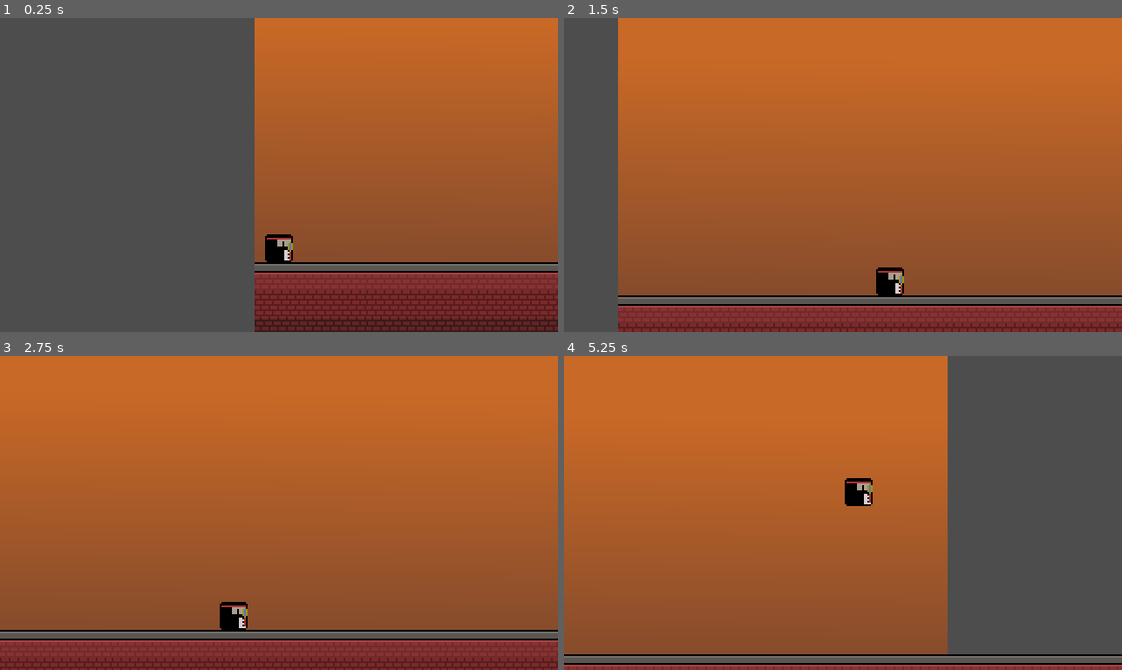
Above: before the commit, frames 1-4 (two rows, left to right).
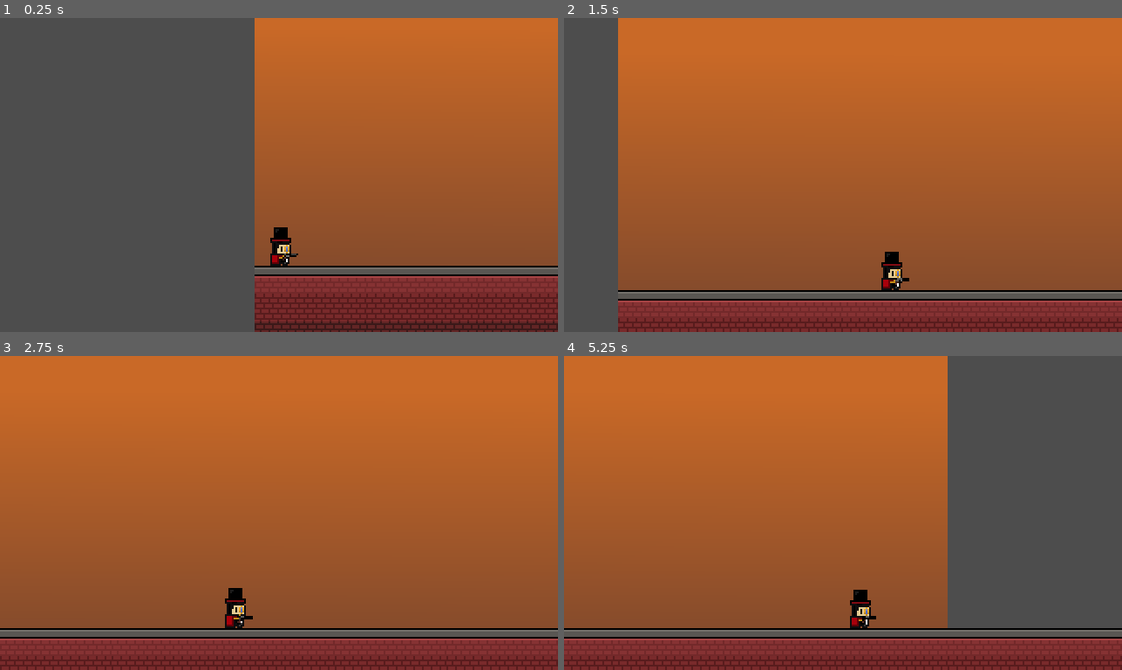
Above: after the commit, the same moments.

Repository: d3V-E/8-Bit-platformer
Game: Godot game, scene res://scenes/main_game.tscn
The game is run twice, just before and just after one commit, with the same random seed, the same clock (stepped at 60 frames per second) and the same inputs.
Inputs (mouse positions are in pixels of both pictures, inside the frame that each line leads up to):
- Up to frame 1 (0.25 s): no input
- Up to frame 2 (1.5 s): tap Enter (ui_accept) at 0.5, 0.6, 0.77, 1.07 s; move the mouse to (965, 159) at 0.52 s; hold Right (ui_right) from 0.53 s (still down); click (965, 159) at 0.67 s; move the mouse to (731, 190) at 1.27 s; tap Alt at 1.35 s
- Up to frame 3 (2.75 s): tap Enter (ui_accept) at 1.52, 1.55, 1.82, 2.3 s; move the mouse to (334, 443) at 2.02 s; release Right (ui_right) at 2.03 s; hold Left (ui_left) from 2.03 s (still down); tap Shift at 2.1 s
- Up to frame 4 (5.25 s): move the mouse to (815, 575) at 2.77 s; release Left (ui_left) at 2.78 s; hold Right (ui_right) 2.78-4.28 s; tap Enter (ui_accept) at 2.85, 3.02, 3.32, 3.77, 3.8, 4.07, 4.52, 4.55, 4.82, 5.1 s; click (815, 575) at 2.92 s; move the mouse to (1010, 560) at 3.52 s; tap Alt at 3.6 s; move the mouse to (675, 465) at 4.27 s; hold Left (ui_left) 4.28-5.03 s; tap Shift at 4.35 s; move the mouse to (870, 513) at 5.02 s; hold Right (ui_right) from 5.03 s (still down); click (870, 513) at 5.17 s

The runs differ from the first frame. In frame 1, 7.3% of the frame differs, in the area x 45-100%, y 66-100%; in frame 2, 6.9%; in frame 3, 5.6%; in frame 4, 13%, in the area x 0-100%, y 38-100%.

Commit message:
Update 2

Diff:
--- a/project.godot
+++ b/project.godot
@@ -27,6 +27,33 @@
 
 enabled=PackedStringArray("res://addons/godot_super-wakatime/plugin.cfg")
 
+[input]
+
+ui_left={
+"deadzone": 0.5,
+"events": [Object(InputEventKey,"resource_local_to_scene":false,"resource_name":"","device":16,"window_id":0,"alt_pressed":false,"shift_pressed":false,"ctrl_pressed":false,"meta_pressed":false,"pressed":false,"keycode":4194319,"physical_keycode":0,"key_label":0,"unicode":0,"location":0,"echo":false,"script":null)
+, Object(InputEventJoypadButton,"resource_local_to_scene":false,"resource_name":"","device":-1,"button_index":13,"pressure":0.0,"pressed":false,"script":null)
+, Object(InputEventJoypadMotion,"resource_local_to_scene":false,"resource_name":"","device":-1,"axis":0,"axis_value":-1.0,"script":null)
+, Object(InputEventKey,"resource_local_to_scene":false,"resource_name":"","device":-1,"window_id":0,"alt_pressed":false,"shift_pressed":false,"ctrl_pressed":false,"meta_pressed":false,"pressed":false,"keycode":0,"physical_keycode":65,"key_label":0,"unicode":97,"location":0,"echo":false,"script":null)
+]
+}
+ui_right={
+"deadzone": 0.5,
+"events": [Object(InputEventKey,"resource_local_to_scene":false,"resource_name":"","device":16,"window_id":0,"alt_pressed":false,"shift_pressed":false,"ctrl_pressed":false,"meta_pressed":false,"pressed":false,"keycode":4194321,"physical_keycode":0,"key_label":0,"unicode":0,"location":0,"echo":false,"script":null)
+, Object(InputEventJoypadButton,"resource_local_to_scene":false,"resource_name":"","device":-1,"button_index":14,"pressure":0.0,"pressed":false,"script":null)
+, Object(InputEventJoypadMotion,"resource_local_to_scene":false,"resource_name":"","device":-1,"axis":0,"axis_value":1.0,"script":null)
+, Object(InputEventKey,"resource_local_to_scene":false,"resource_name":"","device":-1,"window_id":0,"alt_pressed":false,"shift_pressed":false,"ctrl_pressed":false,"meta_pressed":false,"pressed":false,"keycode":0,"physical_keycode":68,"key_label":0,"unicode":100,"location":0,"echo":false,"script":null)
+]
+}
+ui_up={
+"deadzone": 0.5,
+"events": [Object(InputEventKey,"resource_local_to_scene":false,"resource_name":"","device":16,"window_id":0,"alt_pressed":false,"shift_pressed":false,"ctrl_pressed":false,"meta_pressed":false,"pressed":false,"keycode":4194320,"physical_keycode":0,"key_label":0,"unicode":0,"location":0,"echo":false,"script":null)
+, Object(InputEventJoypadButton,"resource_local_to_scene":false,"resource_name":"","device":-1,"button_index":11,"pressure":0.0,"pressed":false,"script":null)
+, Object(InputEventJoypadMotion,"resource_local_to_scene":false,"resource_name":"","device":-1,"axis":1,"axis_value":-1.0,"script":null)
+, Object(InputEventKey,"resource_local_to_scene":false,"resource_name":"","device":-1,"window_id":0,"alt_pressed":false,"shift_pressed":false,"ctrl_pressed":false,"meta_pressed":false,"pressed":false,"keycode":0,"physical_keycode":87,"key_label":0,"unicode":119,"location":0,"echo":false,"script":null)
+]
+}
+
 [physics]
 
 3d/physics_engine="Jolt Physics"
--- /dev/null
+++ b/scenes/bullet.tscn
@@ -0,0 +1,11 @@
+[gd_scene format=3 uid="uid://cdyiftv6i0fvj"]
+
+[ext_resource type="Texture2D" uid="uid://bkg1irpwicyb2" path="res://assets/bullet.png" id="1_mkf8s"]
+
+[node name="bullet" type="Area2D" unique_id=1089814632]
+
+[node name="bullet img" type="Sprite2D" parent="." unique_id=1083772299]
+texture = ExtResource("1_mkf8s")
+
+[node name="CollisionPolygon2D" type="CollisionPolygon2D" parent="." unique_id=1817324922]
+polygon = PackedVector2Array(-2, 0, -2, -1, 1, -1, 2, 0, 1, 1, -2, 1)
--- a/scenes/main charecter.tscn
+++ b/scenes/main charecter.tscn
@@ -1,40 +1,62 @@
 [gd_scene format=3 uid="uid://yl7u2tlm7hrv"]
 
-[ext_resource type="Texture2D" uid="uid://cavl584aecckl" path="res://assets/main spritesheet.png" id="1_f6xso"]
 [ext_resource type="Script" uid="uid://m47lgw6ylerj" path="res://scripts/main_charecter.gd" id="1_nijli"]
-
-[sub_resource type="AtlasTexture" id="AtlasTexture_nijli"]
-atlas = ExtResource("1_f6xso")
-region = Rect2(0, 0, 16, 16)
+[ext_resource type="Texture2D" uid="uid://b4msc6cpx588h" path="res://assets/Tile1.png" id="2_nijli"]
+[ext_resource type="PackedScene" uid="uid://0jwkqtnex1d3" path="res://scenes/revolver.tscn" id="3_85dba"]
 
 [sub_resource type="AtlasTexture" id="AtlasTexture_85dba"]
-atlas = ExtResource("1_f6xso")
-region = Rect2(16, 0, 16, 16)
+atlas = ExtResource("2_nijli")
+region = Rect2(0, 0, 32, 32)
+
+[sub_resource type="AtlasTexture" id="AtlasTexture_ktxcm"]
+atlas = ExtResource("2_nijli")
+region = Rect2(32, 0, 32, 32)
+
+[sub_resource type="AtlasTexture" id="AtlasTexture_pyl2k"]
+atlas = ExtResource("2_nijli")
+region = Rect2(64, 0, 32, 32)
+
+[sub_resource type="AtlasTexture" id="AtlasTexture_ort6r"]
+atlas = ExtResource("2_nijli")
+region = Rect2(96, 0, 32, 32)
 
 [sub_resource type="SpriteFrames" id="SpriteFrames_xgy4w"]
 animations = [{
 "frames": [{
 "duration": 1.0,
-"texture": SubResource("AtlasTexture_nijli")
+"texture": SubResource("AtlasTexture_85dba")
 }, {
 "duration": 1.0,
-"texture": SubResource("AtlasTexture_85dba")
+"texture": SubResource("AtlasTexture_ktxcm")
+}, {
+"duration": 1.0,
+"texture": SubResource("AtlasTexture_pyl2k")
+}, {
+"duration": 1.0,
+"texture": SubResource("AtlasTexture_ort6r")
 }],
 "loop": 1,
-"name": &"default",
-"speed": 5.0
+"name": &"idle",
+"speed": 10.0
 }]
 
 [sub_resource type="RectangleShape2D" id="RectangleShape2D_xgy4w"]
-size = Vector2(16, 16)
+size = Vector2(10, 20)
 
 [node name="CharacterBody2D" type="CharacterBody2D" unique_id=80229509]
 script = ExtResource("1_nijli")
 
 [node name="AnimatedSprite2D" type="AnimatedSprite2D" parent="." unique_id=1663099822]
+position = Vector2(1, -12)
 sprite_frames = SubResource("SpriteFrames_xgy4w")
-autoplay = "default"
-frame_progress = 0.32440287
+animation = &"idle"
+autoplay = "idle"
+frame_progress = 0.79197764
 
 [node name="CollisionShape2D" type="CollisionShape2D" parent="." unique_id=1058925353]
+position = Vector2(1, -10)
 shape = SubResource("RectangleShape2D_xgy4w")
+
+[node name="revolver" parent="." unique_id=1918409889 instance=ExtResource("3_85dba")]
+position = Vector2(7, -5)
+scale = Vector2(0.328125, 0.328125)
--- a/scenes/main_game.tscn
+++ b/scenes/main_game.tscn
@@ -3,7 +3,6 @@
 [ext_resource type="Texture2D" uid="uid://dt8uavdcqkr6d" path="res://assets/Sheet.png" id="1_d2op2"]
 [ext_resource type="Texture2D" uid="uid://cot5uos85thwc" path="res://assets/1.png" id="2_0rdsr"]
 [ext_resource type="PackedScene" uid="uid://yl7u2tlm7hrv" path="res://scenes/main charecter.tscn" id="4_0rdsr"]
-[ext_resource type="PackedScene" uid="uid://b2qeooee84u4x" path="res://scenes/void.tscn" id="5_ygxny"]
 
 [sub_resource type="TileSetAtlasSource" id="TileSetAtlasSource_ygxny"]
 texture = ExtResource("1_d2op2")
@@ -54,9 +53,6 @@
 physics_layer_0/collision_layer = 1
 sources/0 = SubResource("TileSetAtlasSource_ygxny")
 
-[sub_resource type="WorldBoundaryShape2D" id="WorldBoundaryShape2D_xgy4w"]
-distance = -11.0
-
 [node name="Main Game" type="Node2D" unique_id=1215730226]
 
 [node name="1" type="Sprite2D" parent="." unique_id=1238890310]
@@ -69,15 +65,9 @@
 layer_0/tile_data = PackedInt32Array(720896, 0, 0, 720897, 65536, 0, 720898, 131072, 0, 720899, 196608, 0, 720900, 0, 0 …(1387 unchanged characters)…
 
 [node name="Main charecter" parent="." unique_id=80229509 instance=ExtResource("4_0rdsr")]
-position = Vector2(14, 168)
+position = Vector2(14, 163)
 
 [node name="Camera2D" type="Camera2D" parent="Main charecter" unique_id=647324386]
 limit_bottom = 200
 limit_smoothed = true
 position_smoothing_enabled = true
-
-[node name="Void" parent="." unique_id=179469133 instance=ExtResource("5_ygxny")]
-position = Vector2(4, 187)
-
-[node name="CollisionShape2D" type="CollisionShape2D" parent="Void" unique_id=1968768157]
-shape = SubResource("WorldBoundaryShape2D_xgy4w")
--- /dev/null
+++ b/scenes/revolver.tscn
@@ -0,0 +1,44 @@
+[gd_scene format=3 uid="uid://0jwkqtnex1d3"]
+
+[ext_resource type="Texture2D" uid="uid://bvri45a0ek7iy" path="res://assets/revolver.png" id="1_37vaw"]
+
+[sub_resource type="AtlasTexture" id="AtlasTexture_rlopr"]
+atlas = ExtResource("1_37vaw")
+region = Rect2(0, 0, 32, 16)
+
+[sub_resource type="AtlasTexture" id="AtlasTexture_844u3"]
+atlas = ExtResource("1_37vaw")
+region = Rect2(32, 0, 32, 16)
+
+[sub_resource type="AtlasTexture" id="AtlasTexture_4k0e7"]
+atlas = ExtResource("1_37vaw")
+region = Rect2(64, 0, 32, 16)
+
+[sub_resource type="AtlasTexture" id="AtlasTexture_uolhl"]
+atlas = ExtResource("1_37vaw")
+region = Rect2(96, 0, 32, 16)
+
+[sub_resource type="SpriteFrames" id="SpriteFrames_xgy4w"]
+animations = [{
+"frames": [{
+"duration": 1.0,
+"texture": SubResource("AtlasTexture_rlopr")
+}, {
+"duration": 1.0,
+"texture": SubResource("AtlasTexture_844u3")
+}, {
+"duration": 1.0,
+"texture": SubResource("AtlasTexture_4k0e7")
+}, {
+"duration": 1.0,
+"texture": SubResource("AtlasTexture_uolhl")
+}],
+"loop": 1,
+"name": &"default",
+"speed": 10.0
+}]
+
+[node name="revolver" type="AnimatedSprite2D" unique_id=1918409889]
+sprite_frames = SubResource("SpriteFrames_xgy4w")
+
+[node name="bullet" type="Node2D" parent="." unique_id=1952672956]
--- a/scenes/void.tscn
+++ b/scenes/void.tscn
@@ -1,4 +1,7 @@
 [gd_scene format=3 uid="uid://b2qeooee84u4x"]
+
+[ext_resource type="Script" uid="uid://ck7wq8ikh886q" path="res://scripts/void.gd" id="1_ccpoa"]
 
 [node name="Void" type="Area2D" unique_id=179469133]
 collision_mask = 2
+script = ExtResource("1_ccpoa")
--- a/scripts/main_charecter.gd
+++ b/scripts/main_charecter.gd
@@ -10,7 +10,7 @@
 		velocity += get_gravity() * delta
 
 
-	if Input.is_action_just_pressed("ui_accept") and is_on_floor():
+	if Input.is_action_just_pressed("ui_up") and is_on_floor():
 		velocity.y = JUMP_VELOCITY
 
 
--- /dev/null
+++ b/scripts/void.gd
@@ -0,0 +1 @@
+extends Area2D
Binary file added: assets/Tile1.png
Not shown, added: assets/Tile1.png.import
Binary file added: assets/bullet.png
Not shown, added: assets/bullet.png.import
Binary file added: assets/revolver.png
Not shown, added: assets/revolver.png.import
Not shown, added: scripts/void.gd.uid
